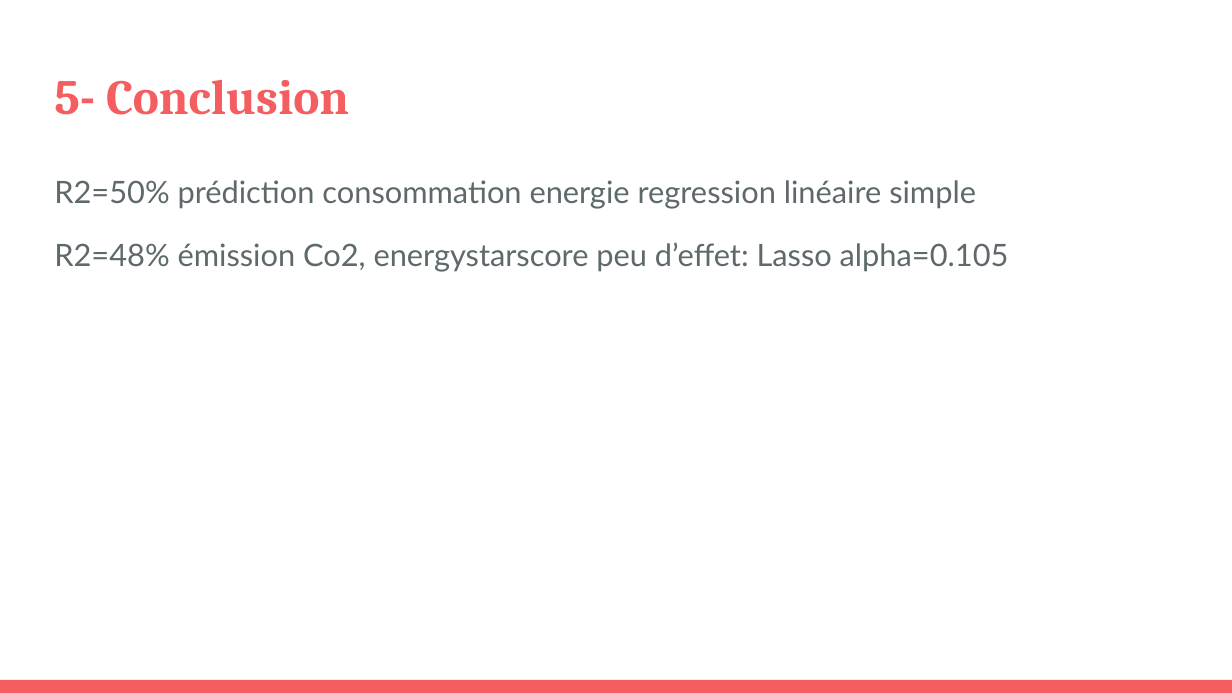
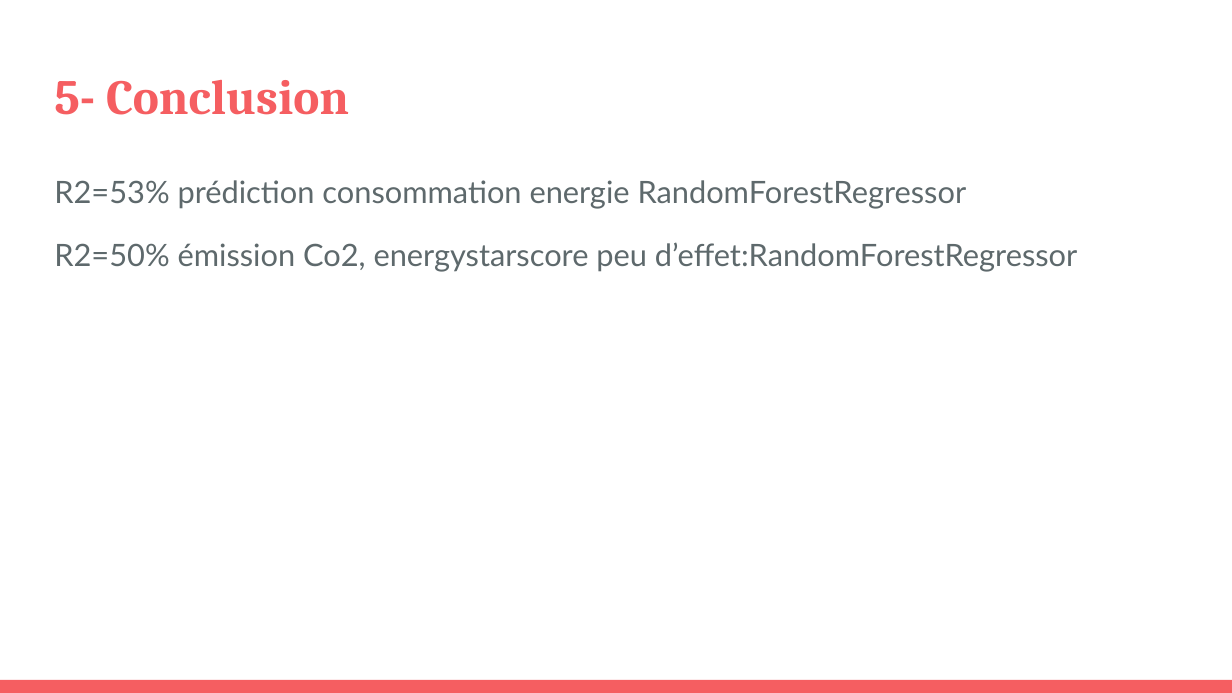
Before and after one commit to hoochycoochie/p4ml, a slide deck: slide 19 of DIOP_Amadou_4_presentation_082022.pptx (slide 18 before the commit). Drawn at 1232x693 pixels with LibreOffice and Linux fonts; fonts in the diff are those of the drawing. Boxes give left, top, right and bottom in pixels: in the first picture for what was removed or moved away, otherwise in the second. Text is boxed around its words. In the diff, an @@ line names an element or a change of style, - is before the commit and + after.

```diff
--- a/DIOP_Amadou_4_presentation_082022.pptx
+++ b/DIOP_Amadou_4_presentation_082022.pptx
@@ text at <box>54,180,1077,272</box>: text changed @@
-R2=50% prédiction consommation energie regression linéaire simple
-R2=48% émission Co2, energystarscore peu d’effet: Lasso alpha=0.105
+R2=53% prédiction consommation energie RandomForestRegressor
+R2=50% émission Co2, energystarscore peu d’effet:RandomForestRegressor
```
Also in this commit, not shown: 6 other slides changed, 1 slide added, 3 other files.
